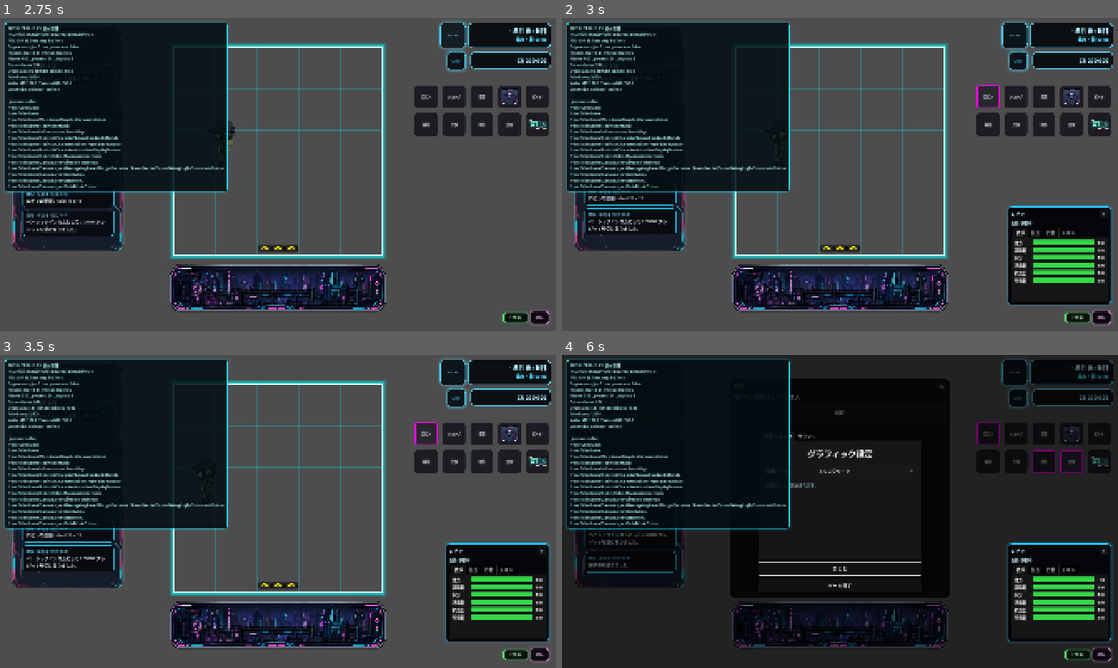
Above: before the commit, frames 1-4 (two rows, left to right).
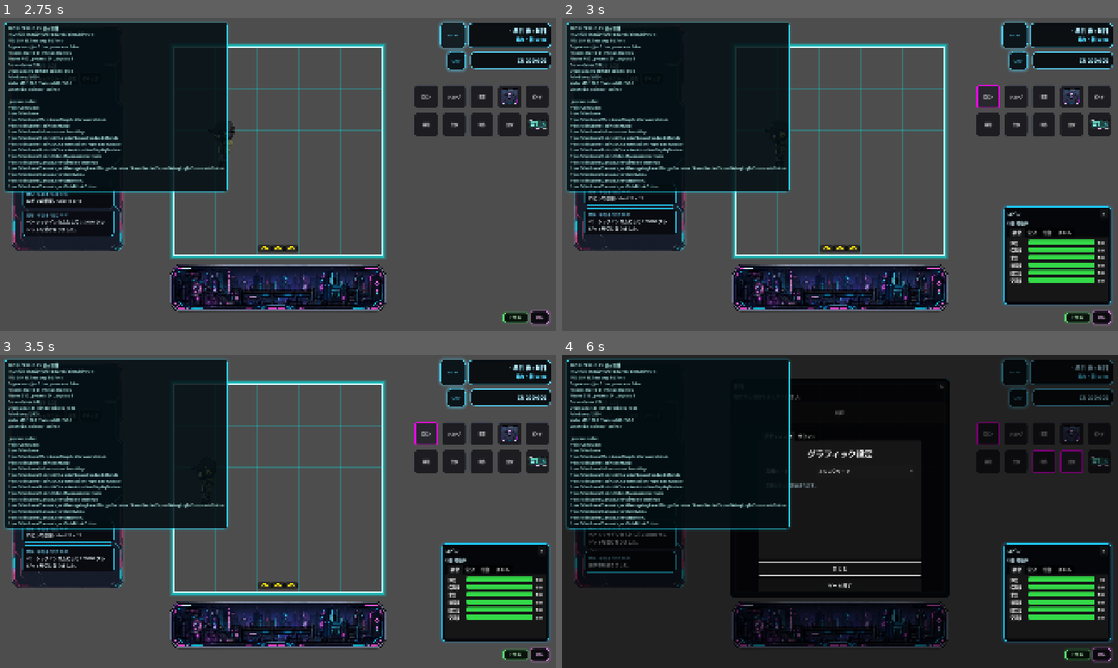
Above: after the commit, the same moments.

Repository: grimoire1089-coder/optimistic
Game: Godot game, scene res://Scenes/Boot/TitleScene.tscn
Two runs of this game, one before a commit and one after it. Both use one fixed random seed, a clock stepped at 60 frames per second and the inputs below. Sound files missing from this copy of the repository are replaced by a short silence.
Inputs:
- Up to frame 1 (2.75 s): click "はじめる" at 0.5 s; click "BGM" at 1.25 s; click "OFF" at 2 s
- Up to frame 2 (3 s): click "ロビン" at 2.75 s
- Up to frame 3 (3.5 s): no input
- Up to frame 4 (6 s): click "制作" at 3.5 s; click "料理" at 4.25 s; click "戻る" at 5 s; click "設定" at 5.75 s

Frame 1 is identical in both runs. In frame 2, 0.8% of the frame differs, in the area x 79-93%, y 60-92%; in frame 3, 0.8%; in frame 4, 0.9%, in the area x 79-93%, y 59-92%.

Commit message:
Widen AI character HUD

Diff:
--- a/Scenes/UI/HUD/AICharacterHud.tscn
+++ b/Scenes/UI/HUD/AICharacterHud.tscn
@@ -21,13 +21,13 @@
 shadow_size = 10
 
 [node name="AICharacterHud" type="PanelContainer"]
-custom_minimum_size = Vector2(356, 336)
+custom_minimum_size = Vector2(420, 336)
 anchors_preset = 3
 anchor_left = 1.0
 anchor_top = 1.0
 anchor_right = 1.0
 anchor_bottom = 1.0
-offset_left = -380.0
+offset_left = -444.0
 offset_top = -428.0
 offset_right = -24.0
 offset_bottom = -92.0
@@ -80,7 +80,7 @@
 
 [node name="CharacterNeedsPanel" parent="MarginContainer/Rows/Tabs/NeedsTab" instance=ExtResource("2_needs_panel")]
 layout_mode = 2
-bar_width = 170.0
+bar_width = 230.0
 
 [node name="MoodTab" type="MarginContainer" parent="MarginContainer/Rows/Tabs"]
 visible = false
